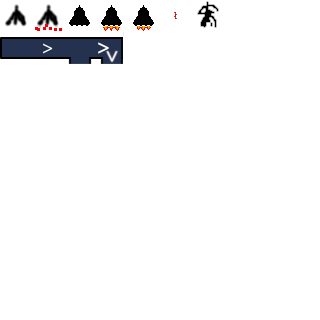
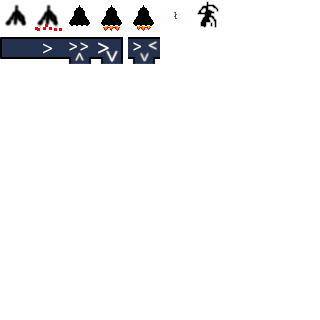
Before/after of a 320x320 layered artwork. What changed in the layer stack:
added layer "Pasted Layer #3" above "Pasted Layer #1" over <box>128,37,160,64</box>
painted on "Pasted Layer #1" over <box>69,42,89,62</box>
